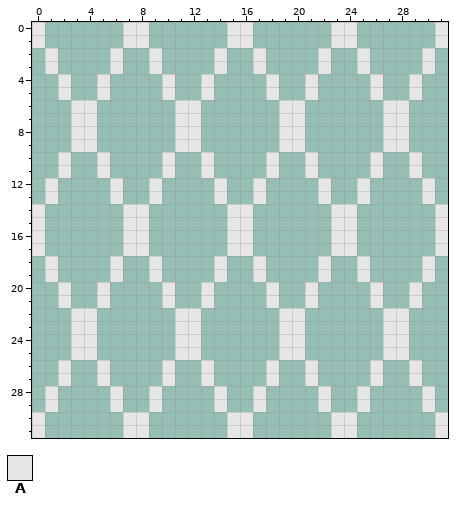
Pixel-art file -- Assets/Sprites/fence.aseprite. The picture above was drawn from the file before the commit.
32x32 pixels, 1 frame.
Visible layers, top first: "Layer 2 Copy", "Layer 2".
Palette (. is transparent): A #e6e6e6
Pixels before, first column x 0:
 0 A......AA......AA......AA......A
 1 A......AA......AA......AA......A
 2 .A....A..A....A..A....A..A....A.
 3 .A....A..A....A..A....A..A....A.
 4 ..A..A....A..A....A..A....A..A..
 5 ..A..A....A..A....A..A....A..A..
 6 ...AA......AA......AA......AA...
 7 ...AA......AA......AA......AA...
 8 ...AA......AA......AA......AA...
 9 ...AA......AA......AA......AA...
10 ..A..A....A..A....A..A....A..A..
11 ..A..A....A..A....A..A....A..A..
12 .A....A..A....A..A....A..A....A.
13 .A....A..A....A..A....A..A....A.
14 A......AA......AA......AA......A
15 A......AA......AA......AA......A
16 A......AA......AA......AA......A
17 A......AA......AA......AA......A
18 .A....A..A....A..A....A..A....A.
19 .A....A..A....A..A....A..A....A.
20 ..A..A....A..A....A..A....A..A..
21 ..A..A....A..A....A..A....A..A..
22 ...AA......AA......AA......AA...
23 ...AA......AA......AA......AA...
24 ...AA......AA......AA......AA...
25 ...AA......AA......AA......AA...
26 ..A..A....A..A....A..A....A..A..
27 ..A..A....A..A....A..A....A..A..
28 .A....A..A....A..A....A..A....A.
29 .A....A..A....A..A....A..A....A.
30 A......AA......AA......AA......A
31 A......AA......AA......AA......A
The same view after the edit:
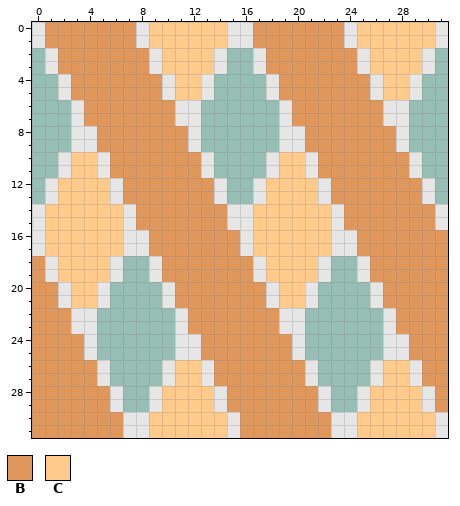
Colours new in this view: B #e0975c  C #ffca8a
The exact change:
Layers "Layer 2 Copy", "Layer 2":
y 0..1: x 1..7 ......A -> BBBBBBB; x 9..14 ...... -> CCCCCC; x 17..23 ......A -> BBBBBBB; x 25..30 ...... -> CCCCCC
y 2..3: x 2..8 ....A.. -> BBBBBBB; x 10..13 .... -> CCCC; x 18..24 ....A.. -> BBBBBBB; x 26..29 .... -> CCCC
y 4..5: x 3..9 ..A.... -> BBBBBBB; x 11..12 .. -> CC; x 19..25 ..A.... -> BBBBBBB; x 27..28 .. -> CC
y 6..7: x 4..10 A...... -> BBBBBBB; x 20..26 A...... -> BBBBBBB
y 8..9: x 5..11 ......A -> BBBBBBB; x 21..27 ......A -> BBBBBBB
y 10..11: x 3..4 .. -> CC; x 6..12 ....A.. -> BBBBBBB; x 19..20 .. -> CC; x 22..28 ....A.. -> BBBBBBB
y 12..13: x 2..5 .... -> CCCC; x 7..13 ..A.... -> BBBBBBB; x 18..21 .... -> CCCC; x 23..29 ..A.... -> BBBBBBB
y 14..15: x 1..6 ...... -> CCCCCC; x 8..14 A...... -> BBBBBBB; x 17..22 ...... -> CCCCCC; x 24..30 A...... -> BBBBBBB
y 16..17: x 1..6 ...... -> CCCCCC; x 9..15 ......A -> BBBBBBB; x 17..22 ...... -> CCCCCC; x 25..31 ......A -> BBBBBBB
y 18..19: x 0 . -> B; x 2..5 .... -> CCCC; x 10..16 ....A.. -> BBBBBBB; x 18..21 .... -> CCCC; x 26..31 ....A. -> BBBBBB
y 20..21: x 0..1 .. -> BB; x 3..4 .. -> CC; x 11..17 ..A.... -> BBBBBBB; x 19..20 .. -> CC; x 27..31 ..A.. -> BBBBB
y 22..23: x 0..2 ... -> BBB; x 12..18 A...... -> BBBBBBB; x 28..31 A... -> BBBB
y 24..25: x 0..3 ...A -> BBBB; x 13..19 ......A -> BBBBBBB; x 29..31 ... -> BBB
y 26..27: x 0..4 ..A.. -> BBBBB; x 11..12 .. -> CC; x 14..20 ....A.. -> BBBBBBB; x 27..28 .. -> CC; x 30..31 .. -> BB
y 28..29: x 0..5 .A.... -> BBBBBB; x 10..13 .... -> CCCC; x 15..21 ..A.... -> BBBBBBB; x 26..29 .... -> CCCC; x 31 . -> B
y 30..31: x 0..6 A...... -> BBBBBBB; x 9..14 ...... -> CCCCCC; x 16..22 A...... -> BBBBBBB; x 25..30 ...... -> CCCCCC
Pixel boxes of the changes (left, top, right, bottom) in both pictures:
changed: (32, 22, 448, 438)
